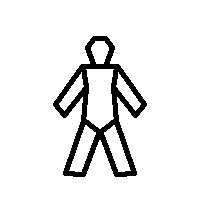
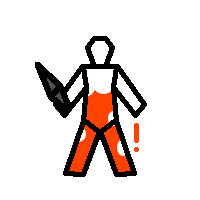
Revision of a layered 200px x 200px image; what changed, layer by layer:
showed "being digested" over left=69, top=72, right=139, bottom=172
added layer "equipped_dagger" in group "humanoid" over left=35, top=62, right=71, bottom=111
